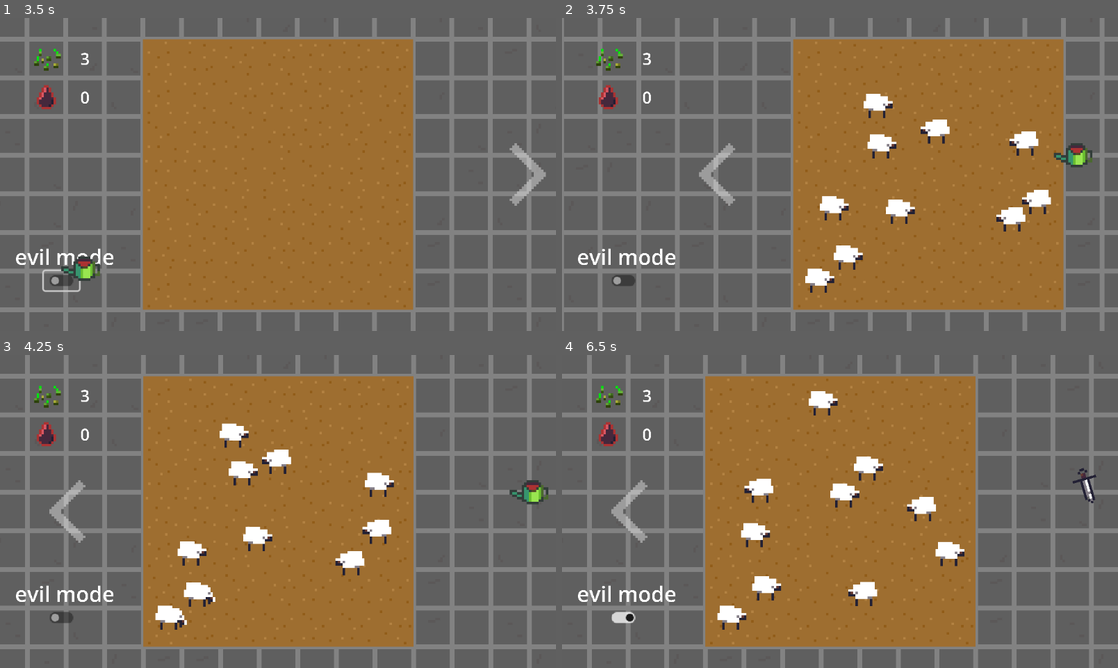
Above: before the commit, frames 1-4 (two rows, left to right).
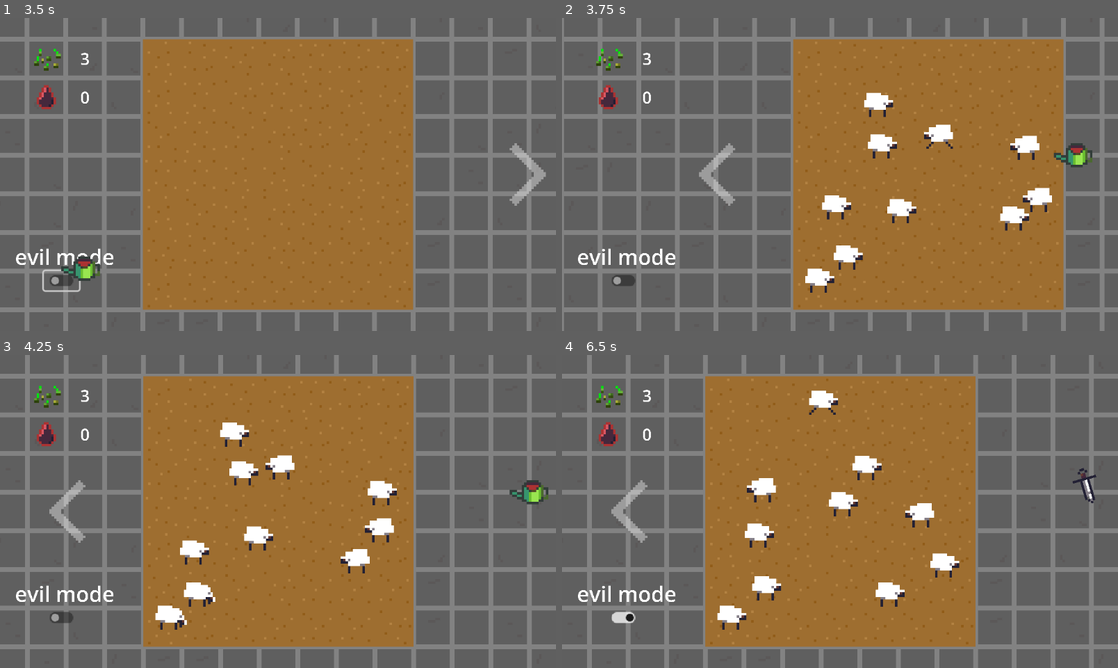
Above: after the commit, the same moments.

Repository: aeriab/giftjam_lebron
Game: Godot game, scene res://main/main.tscn
The game is run twice, just before and just after one commit, with the same random seed, the same clock (stepped at 60 frames per second) and the same inputs.
Inputs (mouse positions are in pixels of both pictures, inside the frame that each line leads up to):
- Up to frame 1 (3.5 s): click (61, 280) at 0.5 s; click (528, 174) at 1.25 s; click (66, 174) at 2 s; click (61, 280) at 2.75 s
- Up to frame 2 (3.75 s): click (1090, 174) at 3.5 s
- Up to frame 3 (4.25 s): no input
- Up to frame 4 (6.5 s): click (628, 511) at 4.25 s; click (623, 617) at 5 s; click (1090, 511) at 5.75 s

Frame 1 is identical in both runs. In frame 2, 1.2% of the frame differs, in the area x 46-89%, y 23-69%; in frame 3, 1.3%; in frame 4, 2.0%, in the area x 32-73%, y 11-81%.

Commit message:
Shap only flee when you are evil >:)

Diff:
--- a/shap.gd
+++ b/shap.gd
@@ -145,7 +145,8 @@
 
 func _on_hitbox_area_entered(area: Area2D):
 	if area.name=="scarefield" and state!=States.DEATH and state!=States.POPULATE:
-		set_state("FLEE")
+		if Global.evil_mode:
+			set_state("FLEE")
 
 func _on_hitbox_area_exited(area: Area2D):
 	if area.name=="scarefield" and state!=States.DEATH and state!=States.POPULATE:
